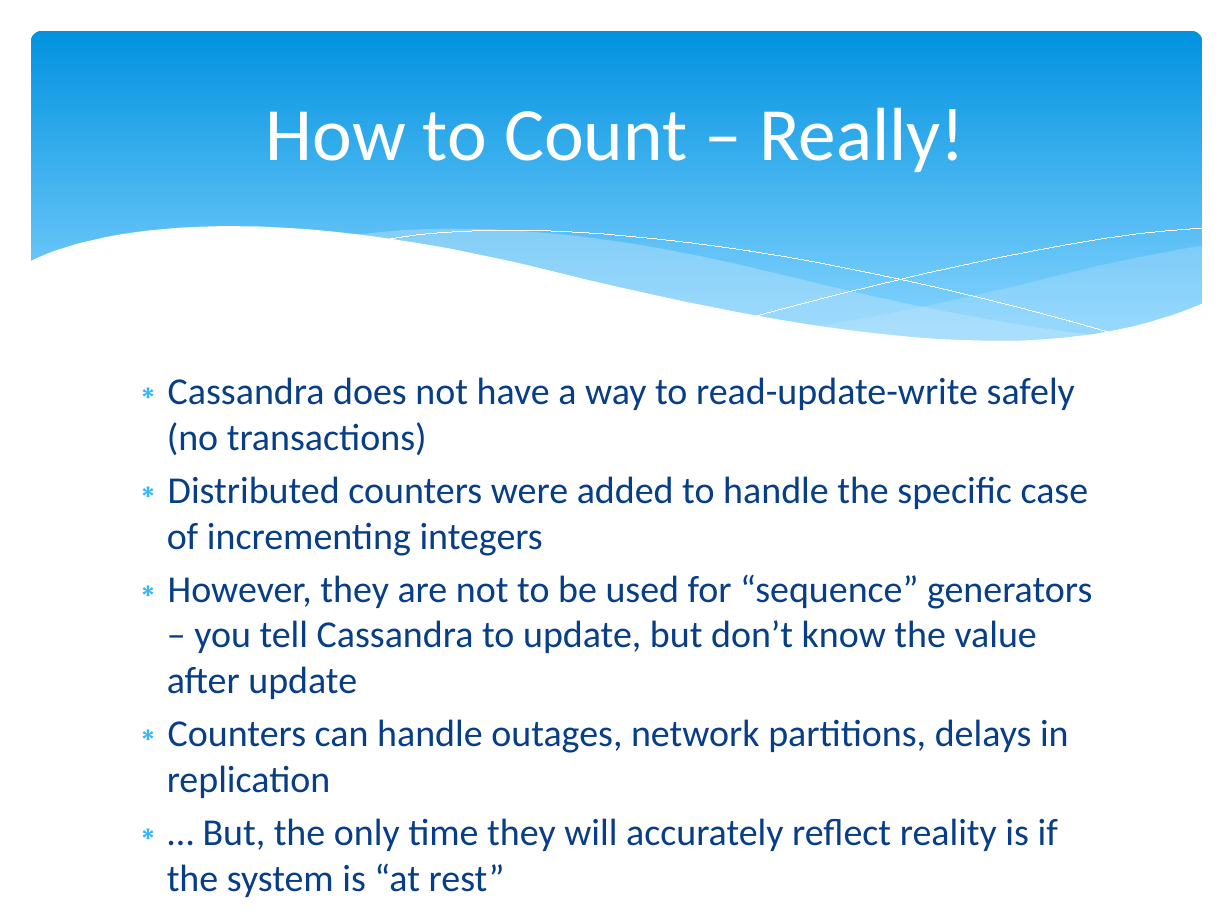
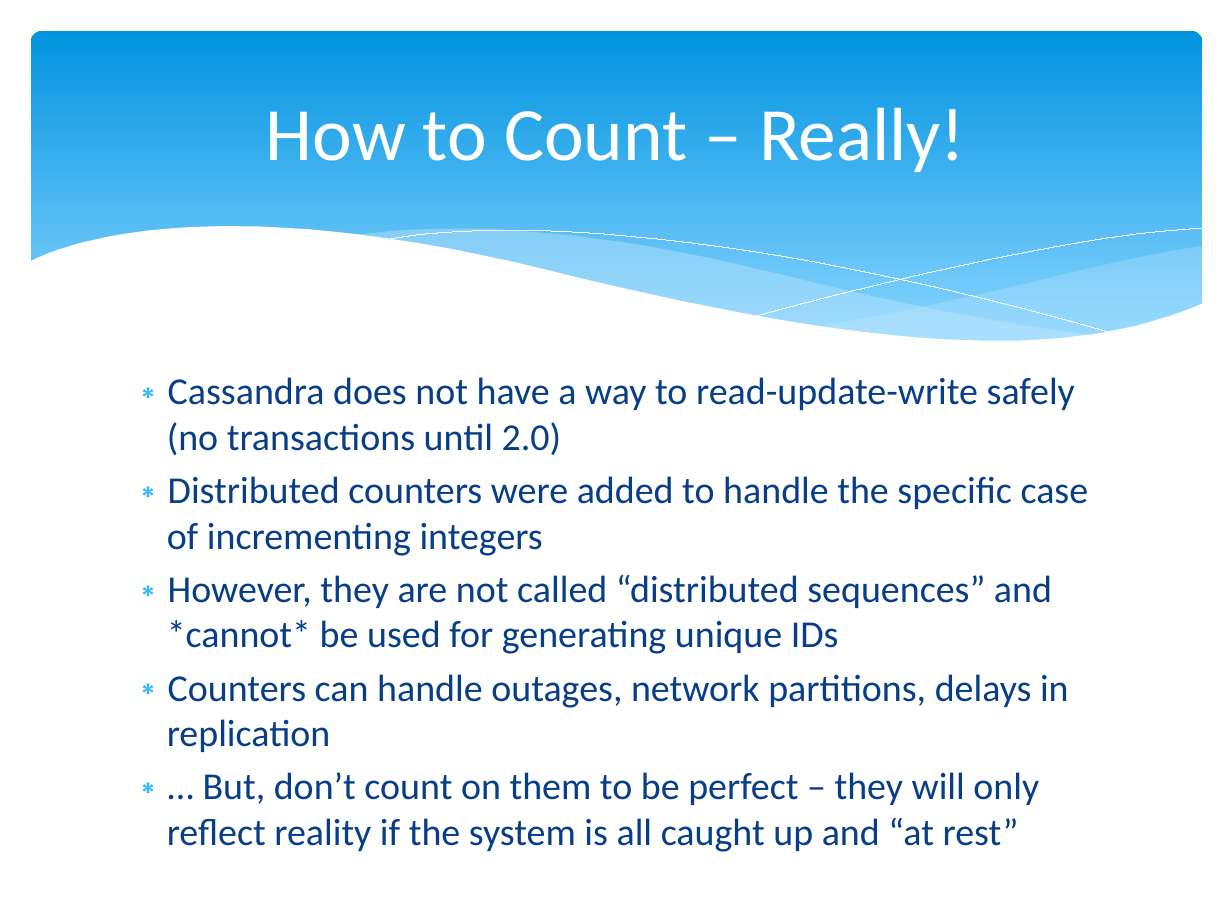
Before and after one commit to calebjones/nosql-blog, a slide deck: slide 24 of cassandra-training.pptx (slide 23 before the commit). Drawn at 1232x924 pixels with LibreOffice and Linux fonts; fonts in the diff are those of the drawing. Boxes give left, top, right and bottom in pixels: in the first picture for what was removed or moved away, otherwise in the second. Text is boxed around its words. In the diff, an @@ line names an element or a change of style, - is before the commit and + after.

Commit message:
final cassandra PPT, and other minor cleanups

```diff
--- a/cassandra-training.pptx
+++ b/cassandra-training.pptx
@@ text at [167, 377, 1075, 455]: text changed @@
-∗ Cassandra does not have a way to read-update-write safely (no transactions)
+∗ Cassandra does not have a way to read-update-write safely (no transactions until 2.0)
@@ text at [167, 574, 1052, 654]: text changed @@
-∗ However, they are not to be used for “sequence” generators – you tell Cassandra to update, but don’t know the value after update
+∗ However, they are not called “distributed sequences” and *cannot* be used for generating unique IDs
@@ text at [167, 772, 1039, 852]: text changed @@
-∗ … But, the only time they will accurately reflect reality is if the system is “at rest”
+∗ … But, don’t count on them to be perfect – they will only reflect reality if the system is all caught up and “at rest”
```
Also in this commit, not shown: 16 other slides changed, 5 slides added, 2 other files.
